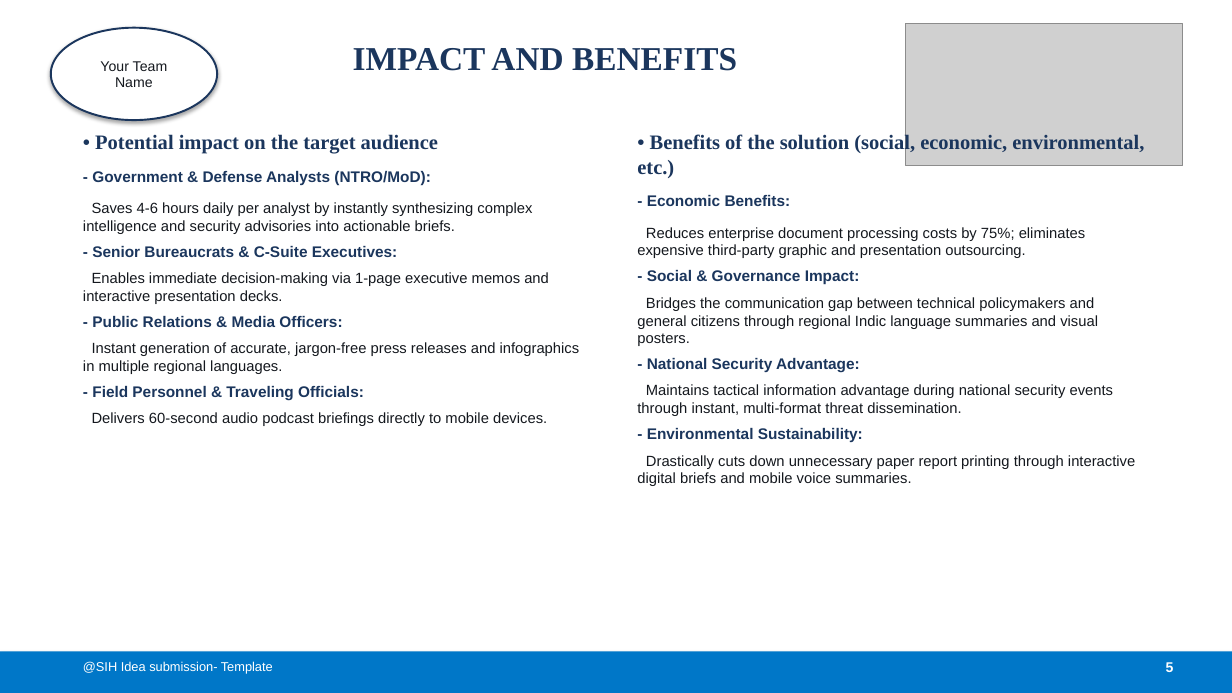
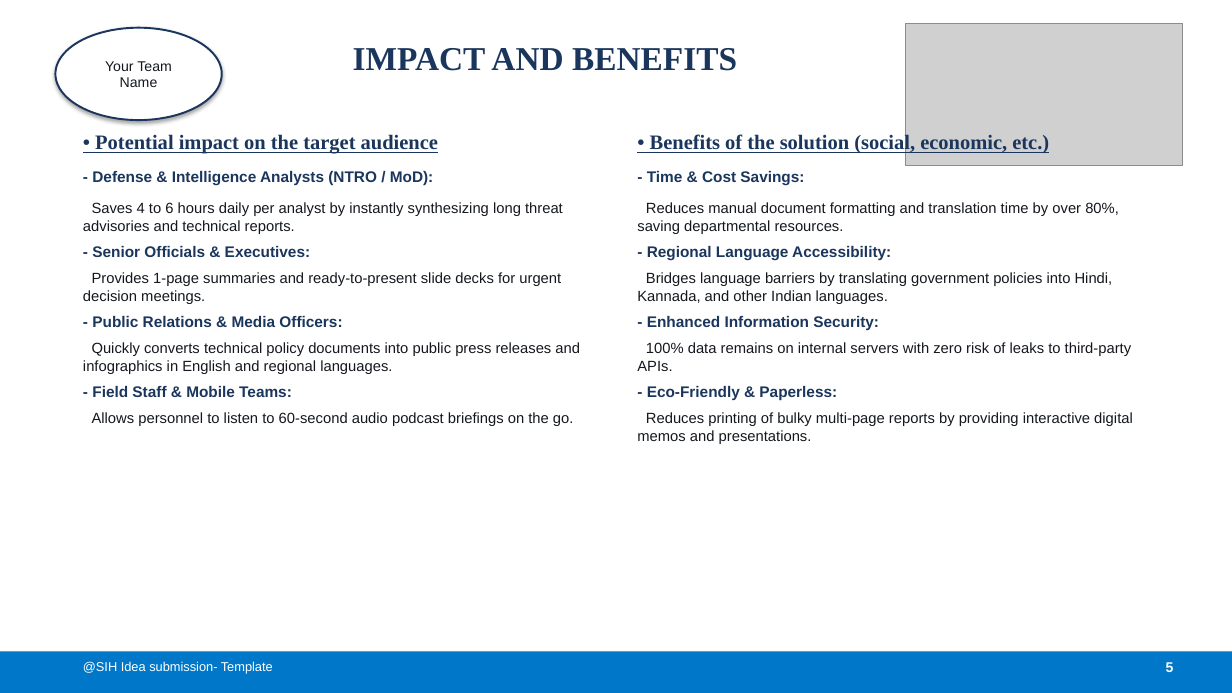
Before and after one commit to hrlpavan/sih-2026-media-problem-statements, a slide deck: slide 5 of SIH2026_Idea_Presentation_PS26154.pptx. Drawn at 1232x693 pixels with LibreOffice and Linux fonts; fonts in the diff are those of the drawing; grey boxes stand for pictures. Boxes give left, top, right and bottom in pixels: in the first picture for what was removed or moved away, otherwise in the second. Text is boxed around its words. In the diff, an @@ line names an element or a change of style, - is before the commit and + after.

Commit message:
Refactor presentation to authentic, clean, human-crafted design with clean flowchart and realistic engineering terms

```diff
--- a/SIH2026_Idea_Presentation_PS26154.pptx
+++ b/SIH2026_Idea_Presentation_PS26154.pptx
@@ ellipse "Your Team": place and size @@
-ellipse "Your Team" at <box>51,28,217,120</box>
+ellipse "Your Team" at <box>55,28,222,120</box>
@@ text at <box>95,134,438,154</box>: underline on in "• Potential impact on the target audience" @@
@@ text at <box>637,133,1133,444</box>: text changed @@
-• Benefits of the solution (social, economic, environmental, etc.)
-- Economic Benefits:
-Reduces enterprise document processing costs by 75%; eliminates expensive third-party graphic and presentation outsourcing.
-- Social & Governance Impact:
-Bridges the communication gap between technical policymakers and general citizens through regional Indic language summaries and visual posters.
-- National Security Advantage:
-Maintains tactical information advantage during national security events through instant, multi-format threat dissemination.
-- Environmental Sustainability:
-Drastically cuts down unnecessary paper report printing through interactive digital briefs and mobile voice summaries.
+• Benefits of the solution (social, economic, etc.)
+- Time & Cost Savings:
+Reduces manual document formatting and translation time by over 80%, saving departmental resources.
+- Regional Language Accessibility:
+Bridges language barriers by translating government policies into Hindi, Kannada, and other Indian languages.
+- Enhanced Information Security:
+100% data remains on internal servers with zero risk of leaks to third-party APIs.
+- Eco-Friendly & Paperless:
+Reduces printing of bulky multi-page reports by providing interactive digital memos and presentations.
@@ text at <box>83,171,580,426</box>: text changed @@
-- Government & Defense Analysts (NTRO/MoD):
-Saves 4-6 hours daily per analyst by instantly synthesizing complex intelligence and security advisories into actionable briefs.
-- Senior Bureaucrats & C-Suite Executives:
-Enables immediate decision-making via 1-page executive memos and interactive presentation decks.
-- Public Relations & Media Officers:
-Instant generation of accurate, jargon-free press releases and infographics in multiple regional languages.
-- Field Personnel & Traveling Officials:
-Delivers 60-second audio podcast briefings directly to mobile devices.
+- Defense & Intelligence Analysts (NTRO / MoD):
+Saves 4 to 6 hours daily per analyst by instantly synthesizing long threat advisories and technical reports.
+- Senior Officials & Executives:
+Provides 1-page summaries and ready-to-present slide decks for urgent decision meetings.
+- Public Relations & Media Officers:
+Quickly converts technical policy documents into public press releases and infographics in English and regional languages.
+- Field Staff & Mobile Teams:
+Allows personnel to listen to 60-second audio podcast briefings on the go.
```
Also in this commit, not shown: 5 other slides changed, 3 other files.
